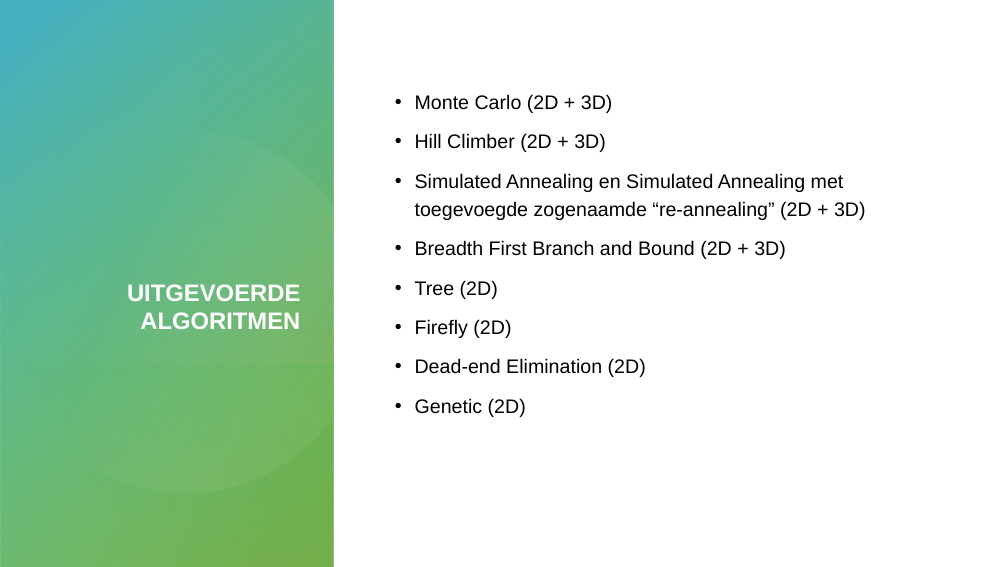
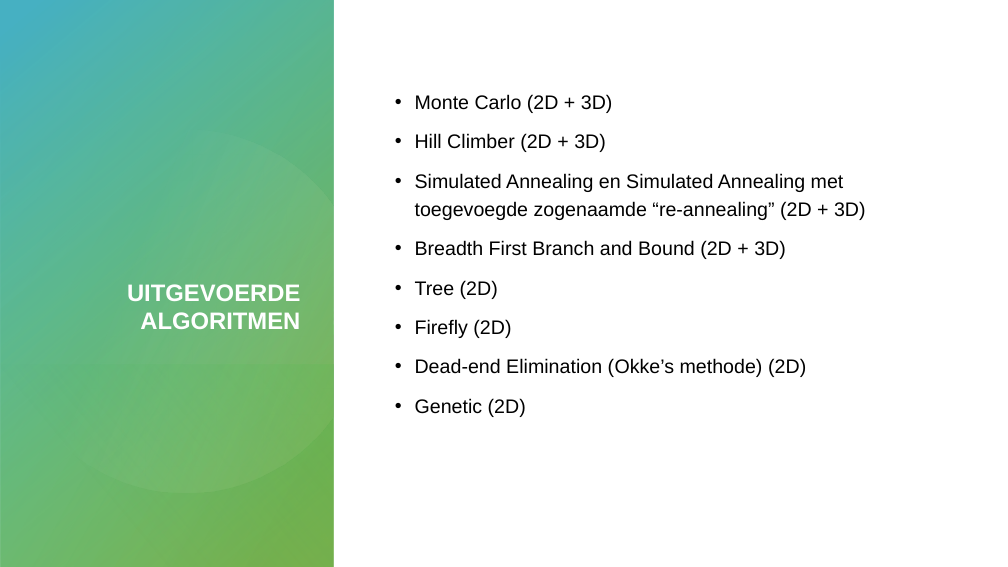
Before and after one commit to 10639780/proti, a slide deck: slide 4 of presentatie/protidefpres.pptx. Drawn at 1008x567 pixels with LibreOffice and Linux fonts; fonts in the diff are those of the drawing. Boxes give left, top, right and bottom in pixels: in the first picture for what was removed or moved away, otherwise in the second. Text is boxed around its words. In the diff, an @@ line names an element or a change of style, - is before the commit and + after.

```diff
--- a/presentatie/protidefpres.pptx
+++ b/presentatie/protidefpres.pptx
@@ text at (x1=415, y1=358, x2=806, y2=377): text changed @@
-• Dead-end Elimination (2D)
+• Dead-end Elimination (Okke’s methode) (2D)
```
Also in this commit, not shown: 4 other slides changed, 1 slide added, 2 slides removed.
